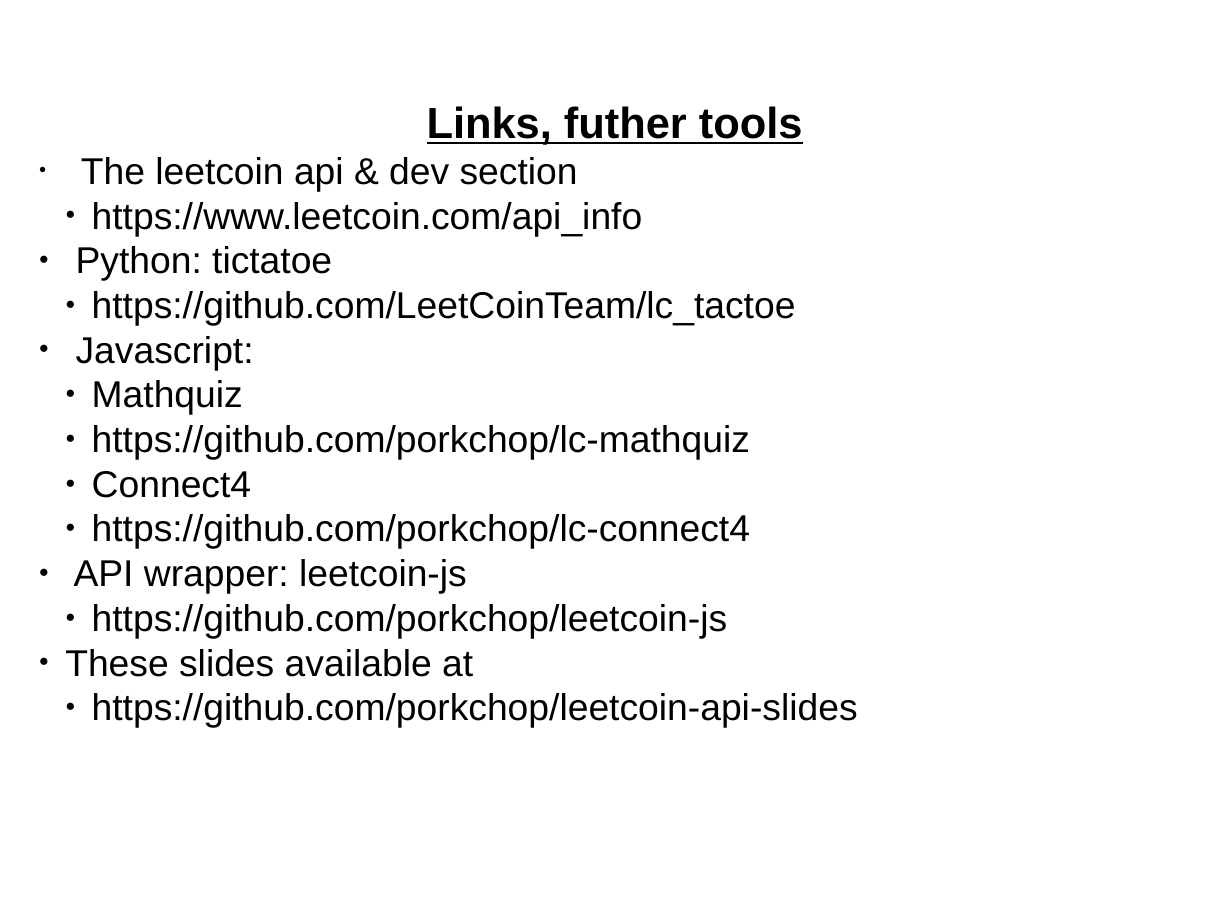
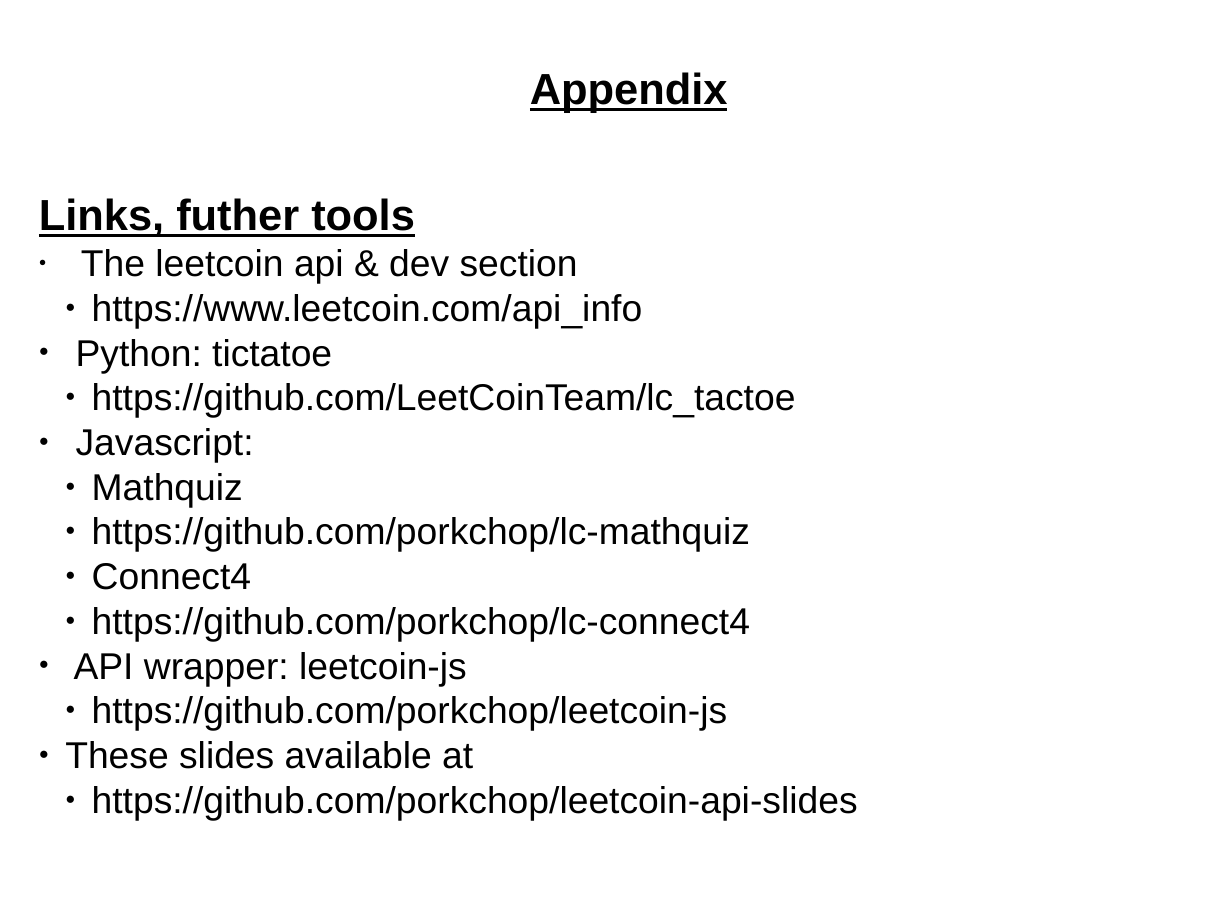
Before and after one commit to porkchop/leetcoin-api-slides, a slide deck: slide 14 of leetcoin-api.odp. Drawn at 1232x924 pixels with LibreOffice and Linux fonts; fonts in the diff are those of the drawing. Boxes give left, top, right and bottom in pixels: in the first picture for what was removed or moved away, otherwise in the second. Text is boxed around its words. In the diff, an @@ line names an element or a change of style, - is before the commit and + after.

Commit message:
Connect4 selections in appendix

```diff
--- a/leetcoin-api.odp
+++ b/leetcoin-api.odp
@@ text added at [530, 72, 728, 113], 28 pt, text #000000, bold, underline @@
+Appendix
@@ text "Links, futher tools": place and size @@
-text "Links, futher tools" at [65, 106, 858, 728]
+text "Links, futher tools" at [39, 198, 858, 820]
@@ text at [39, 198, 415, 237]: alignment centre to left @@
```
Also in this commit, not shown: 5 slides added.
